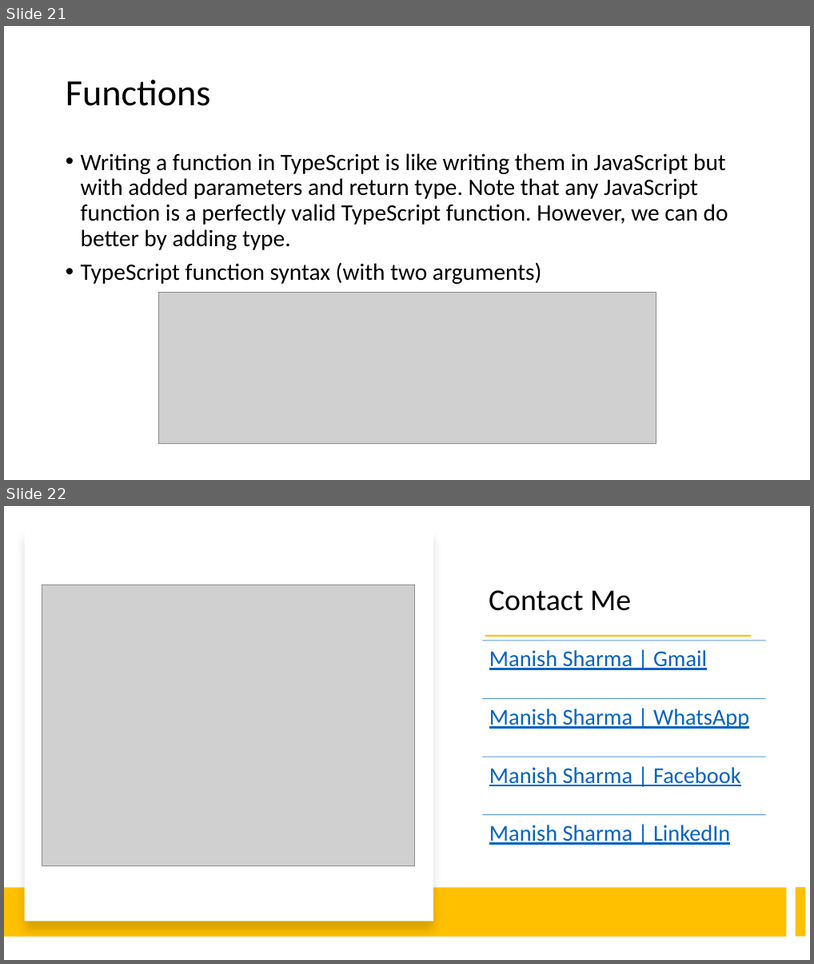
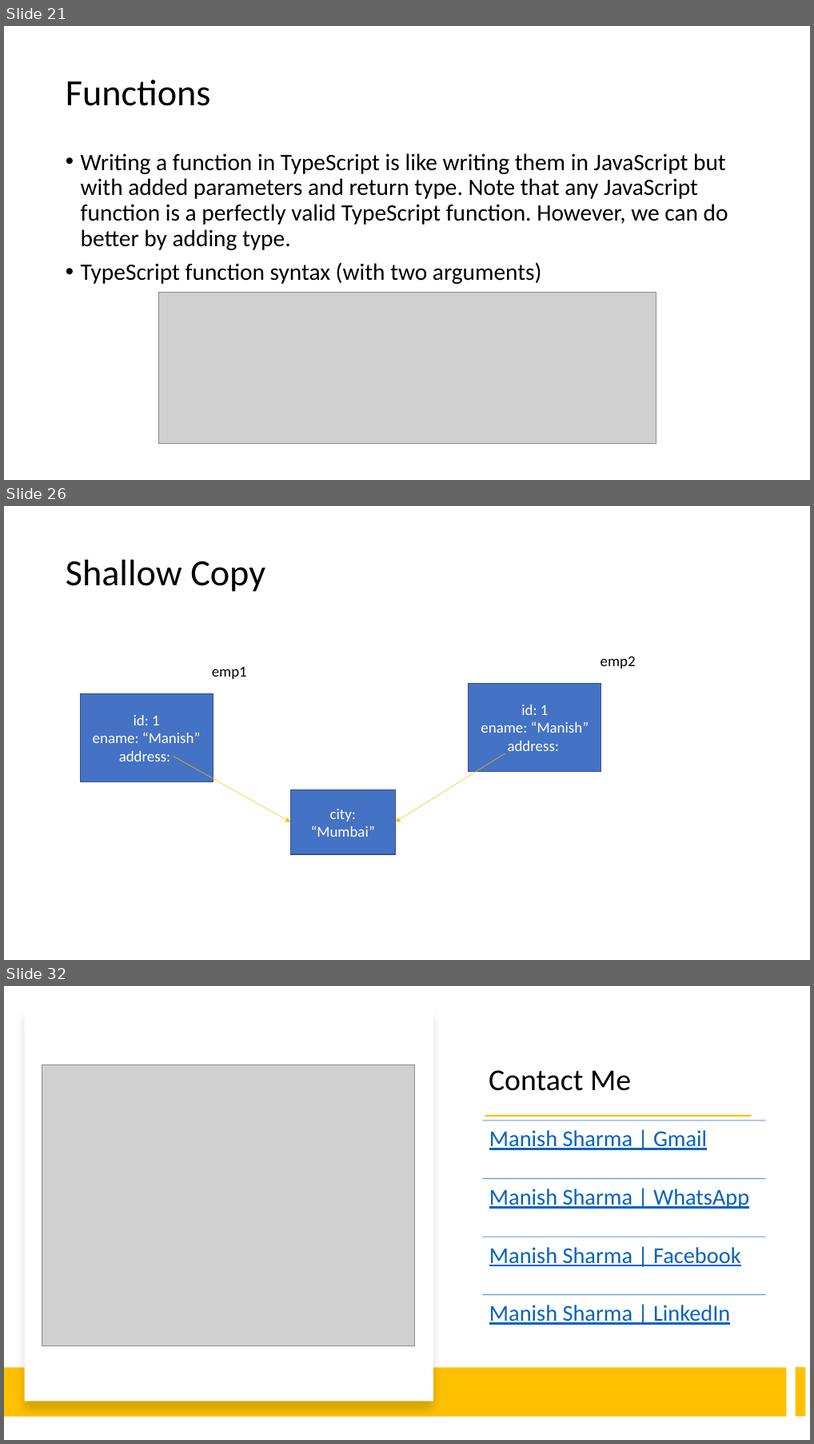
Before and after one commit to manishvbn/TypeScript_Jul22, a slide deck: Notes/TypeScript.pptx. Shown one above the other, each under a label of ours: slides 21 and 22 before the commit, slides 21, 26 and 32 after it; the slides between them are not shown. The pictures are 814x964 and 814x1444 pixels, drawn with LibreOffice and Linux fonts; fonts in the diff are those of the drawing; grey boxes stand for pictures. Boxes give left, top, right and bottom in pixels: in the first picture for what was removed or moved away, otherwise in the second. Text is boxed around its words. In the diff, an @@ line names an element or a change of style, - is before the commit and + after.

```diff
--- a/Notes/TypeScript.pptx
+++ b/Notes/TypeScript.pptx
@@ slide 26 added at bbox=[4, 506, 810, 960], background #FFFFFF @@
@@ title added at bbox=[66, 560, 266, 592], 44 pt, text #000000 @@
+Shallow Copy
@@ text added at bbox=[212, 667, 247, 679], 18 pt, text #000000 @@
+emp1
@@ text added at bbox=[601, 656, 636, 668], 18 pt, text #000000 @@
+emp2
@@ rectangle added at bbox=[80, 693, 213, 781], fill #4472C4, outline #325491 1 pt, 18 pt, text #FFFFFF @@
+id: 1
+ename: “Manish”
+address:
@@ rectangle added at bbox=[470, 684, 602, 771], fill #4472C4, outline #325491 1 pt, 18 pt, text #FFFFFF @@
+id: 1
+ename: “Manish”
+address:
@@ arrow added from (174, 756) to (290, 822), #FFC000 0.5 pt @@
@@ arrow added from (506, 753) to (395, 822), #FFC000 0.5 pt @@
@@ rectangle added at bbox=[290, 790, 395, 854], fill #4472C4, outline #325491 1 pt, 18 pt, text #FFFFFF @@
+city: “Mumbai”
@@ what was slide 22 is now slide 32 @@
```
Also in this commit, not shown: 9 other slides added.
